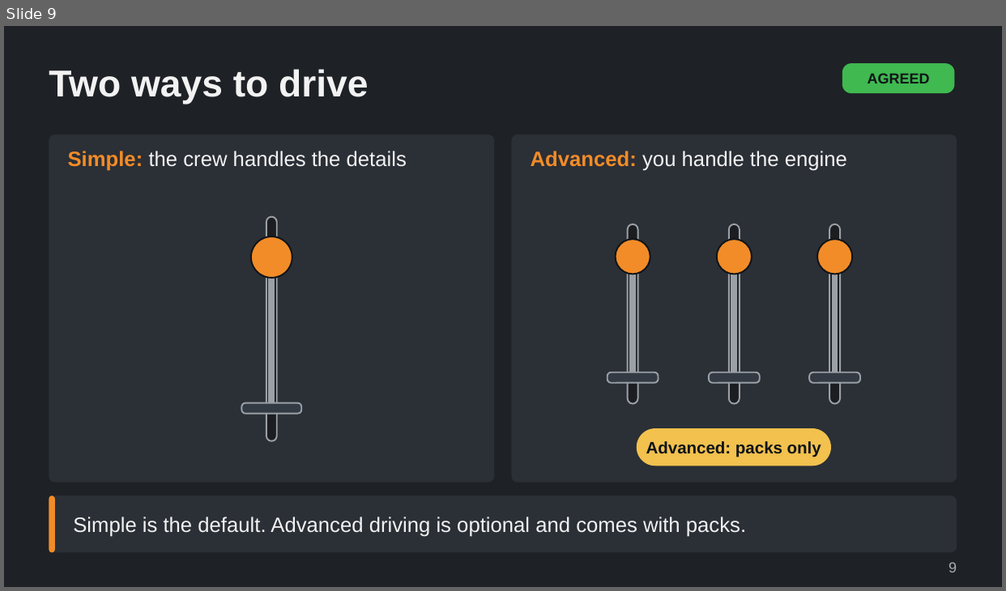
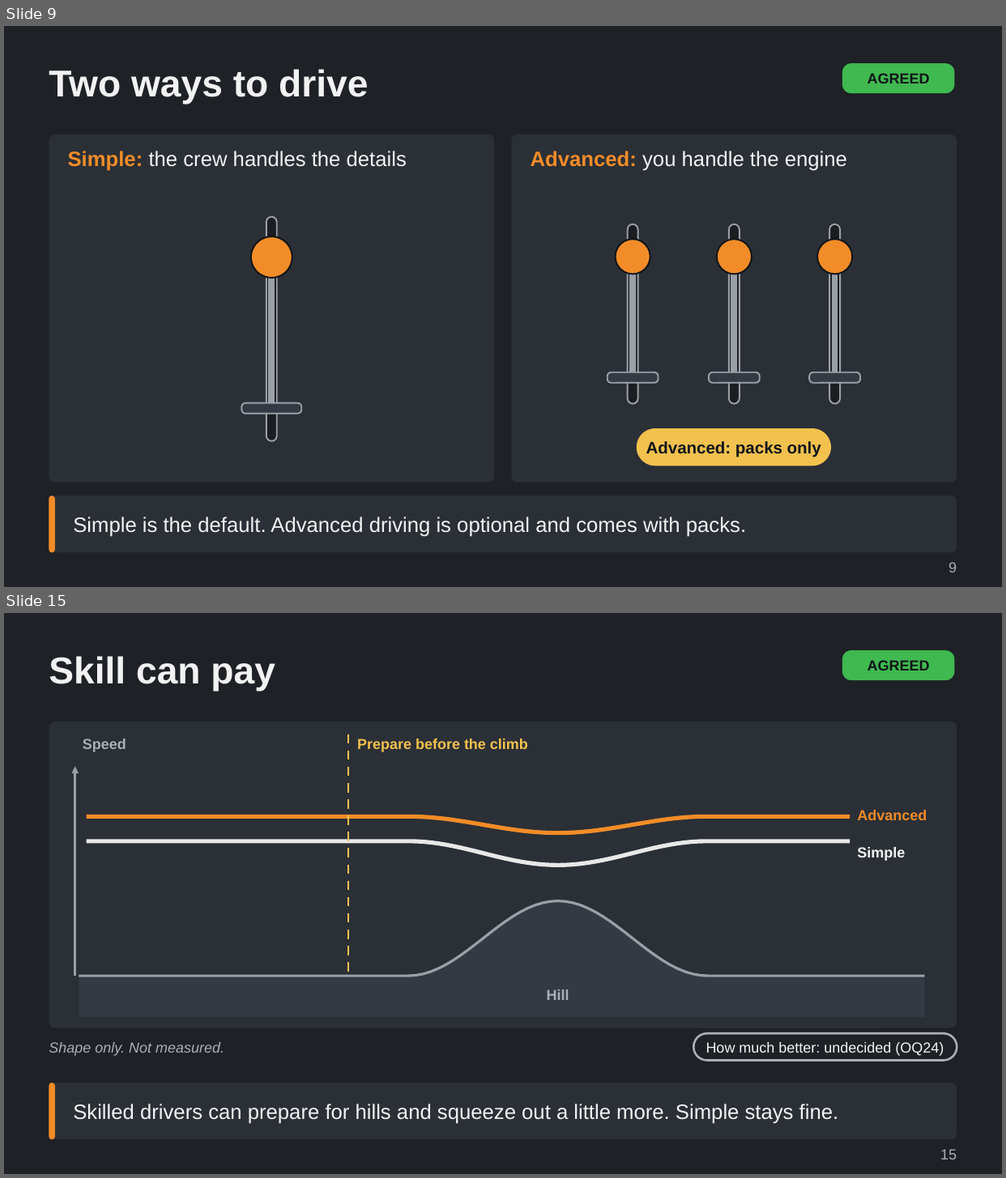
Before and after one commit to Tarenkookoo/Satisfactory---Early-Locomotion, a slide deck: Reporting/Claude Presents/Deck8_AfterLaunch_LateSteam/After_Launch_Late_Steam_Driving_and_Prestige_Explained.pptx. Shown one above the other, each under a label of ours: slide 9 before the commit, slides 9 and 15 after it; the slides between them are not shown. The pictures are 1006x591 and 1006x1178 pixels, drawn with LibreOffice and Linux fonts; fonts in the diff are those of the drawing. Boxes give left, top, right and bottom in pixels: in the first picture for what was removed or moved away, otherwise in the second. Text is boxed around its words. In the diff, an @@ line names an element or a change of style, - is before the commit and + after.

```diff
--- a/Reporting/Claude Presents/Deck8_AfterLaunch_LateSteam/After_Launch_Late_Steam_Driving_and_Prestige_Explained.pptx
+++ b/Reporting/Claude Presents/Deck8_AfterLaunch_LateSteam/After_Launch_Late_Steam_Driving_and_Prestige_Explained.pptx
@@ slide 15 added at [4, 613, 1002, 1174], background #1E2126 @@
@@ title added at [49, 656, 275, 692], 36 pt, text #F2F2F2, bold @@
+Skill can pay
@@ rounded rectangle added at [842, 650, 955, 680], fill #3FB950, 14 pt, text #101418, bold @@
+AGREED
@@ group added at [49, 722, 957, 1029]: 5 texts, 4 freeform shapes, 1 rounded rectangle, 1 line, 1 arrow @@
+Hill
+Advanced
+Simple
+Prepare before the climb
+Speed
@@ text added at [49, 1042, 224, 1056], 14 pt, text #A9B0B8, italic @@
+Shape only. Not measured.
@@ rounded rectangle added at [693, 1033, 957, 1061], outline #A9B0B8 2 pt, 14 pt, text #F2F2F2 @@
+How much better: undecided (OQ24)
@@ rounded rectangle added at [49, 1083, 957, 1140], fill #2B2F36, 20 pt, text #F2F2F2 @@
+Skilled drivers can prepare for hills and squeeze out a little more. Simple stays fine.
@@ rounded rectangle added at [49, 1083, 55, 1140], fill #F28C28 @@
@@ text added at [940, 1149, 957, 1160], 14 pt, text #A9B0B8 @@
+15
```
Also in this commit, not shown: 7 other slides added, 2 other files.
